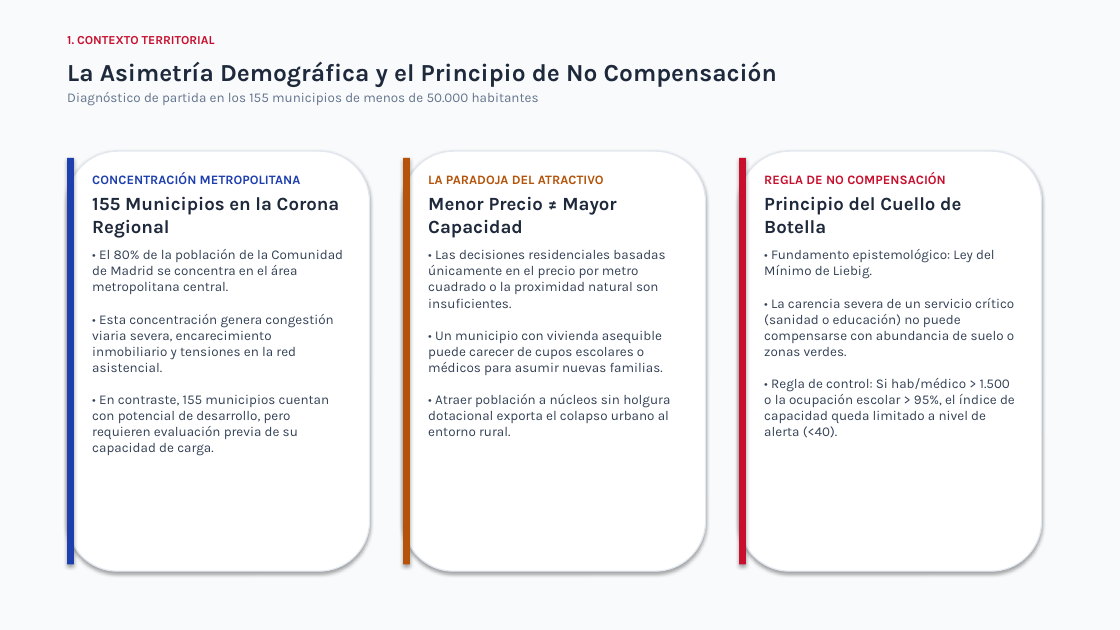
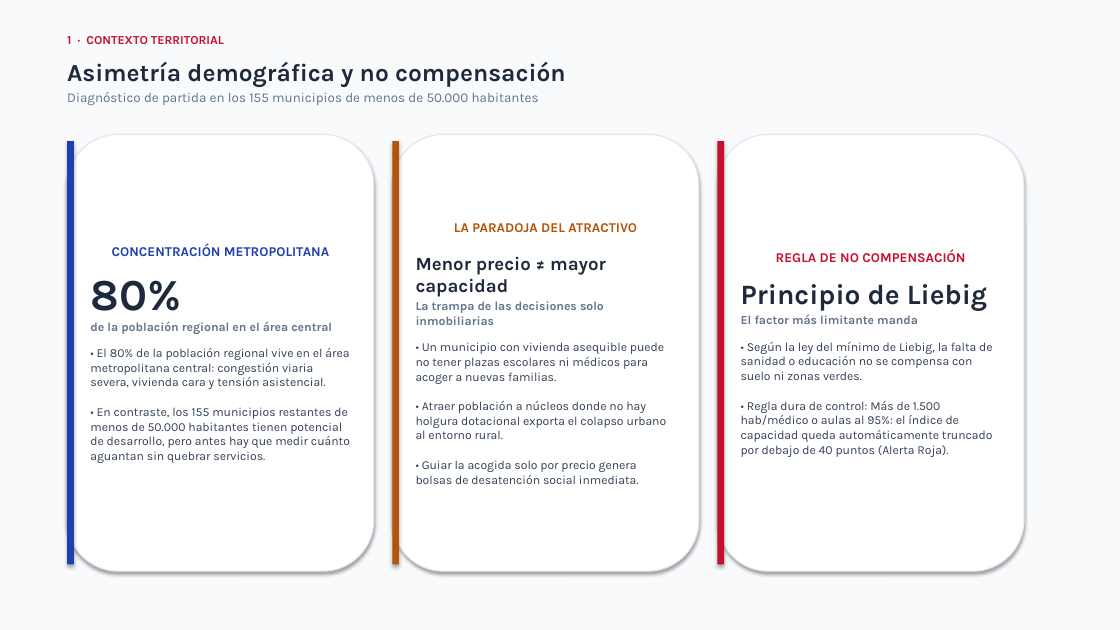
Before and after one commit to AlejandroCuntin/DatathonLodCoreMadrid, a slide deck: slide 2 of presentacion_datathon_10min.pptx. Drawn at 1120x630 pixels with LibreOffice and Linux fonts; fonts in the diff are those of the drawing. Boxes give left, top, right and bottom in pixels: in the first picture for what was removed or moved away, otherwise in the second. Text is boxed around its words. In the diff, an @@ line names an element or a change of style, - is before the commit and + after.

```diff
--- a/presentacion_datathon_10min.pptx
+++ b/presentacion_datathon_10min.pptx
@@ text at [67, 36, 224, 44]: text changed @@
-1. CONTEXTO TERRITORIAL
+1 · CONTEXTO TERRITORIAL
@@ text at [67, 62, 566, 87]: text changed @@
-La Asimetría Demográfica y el Principio de No Compensación
+Asimetría demográfica y no compensación
@@ rectangle: place and size @@
-rectangle at [67, 158, 74, 565]
+rectangle at [67, 141, 74, 565]
@@ rounded rectangle "CONCENTRACIÓN METROPOLITANA": place and size @@
-rounded rectangle "CONCENTRACIÓN METROPOLITANA" at [67, 151, 370, 571]
+rounded rectangle "CONCENTRACIÓN METROPOLITANA" at [67, 134, 374, 571]
@@ rectangle: place and size @@
-rectangle at [403, 158, 410, 565]
+rectangle at [392, 141, 399, 565]
@@ rounded rectangle "LA PARADOJA DEL ATRACTIVO": place and size @@
-rounded rectangle "LA PARADOJA DEL ATRACTIVO" at [428, 175, 670, 436]
+rounded rectangle "LA PARADOJA DEL ATRACTIVO" at [392, 134, 699, 571]
@@ rounded rectangle "LA PARADOJA DEL ATRACTIVO" at [392, 134, 699, 571]: vertical alignment top to middle; fill none to #FFFFFF; outline none to #E2E8F0 1 pt; shadow on @@
@@ rectangle: place and size @@
-rectangle at [739, 158, 746, 565]
+rectangle at [718, 141, 724, 565]
@@ rounded rectangle "REGLA DE NO COMPENSACIÓN" at [718, 134, 1024, 571]: vertical alignment top to middle; fill none to #FFFFFF; outline none to #E2E8F0 1 pt; shadow on @@
@@ rounded rectangle "REGLA DE NO COMPENSACIÓN": place and size @@
-rounded rectangle "REGLA DE NO COMPENSACIÓN" at [764, 173, 1015, 438]
+rounded rectangle "REGLA DE NO COMPENSACIÓN" at [718, 134, 1024, 571]
@@ text removed at [92, 173, 343, 456] @@
-CONCENTRACIÓN METROPOLITANA
-155 Municipios en la Corona Regional
-• El 80% de la población de la Comunidad de Madrid se concentra en el área metropolitana central.
-• Esta concentración genera congestión viaria severa, encarecimiento inmobiliario y tensiones en la red asistencial.
-• En contraste, 155 municipios cuentan con potencial de desarrollo, pero requieren evaluación previa de su capacidad de carga.
@@ rounded rectangle removed at [403, 151, 706, 571] @@
@@ rounded rectangle removed at [739, 151, 1042, 571] @@
@@ text in rounded rectangle at [454, 223, 637, 232]: size 11 to 11.5 pt in "LA PARADOJA DEL ATRACTIVO"; alignment left to centre @@
@@ text in rounded rectangle at [90, 243, 350, 463]: text added @@
+CONCENTRACIÓN METROPOLITANA
+80%
+de la población regional en el área central
+• El 80% de la población regional vive en el área metropolitana central: congestión viaria severa, vivienda cara y tensión asistencial.
+• En contraste, los 155 municipios restantes de menos de 50.000 habitantes tienen potencial de desarrollo, pero antes hay que medir cuánto aguantan sin quebrar servicios.
@@ text in rounded rectangle at [416, 257, 667, 484]: text changed; size 11.5 to 10.5 pt @@
-Menor Precio ≠ Mayor Capacidad
-• Las decisiones residenciales basadas únicamente en el precio por metro cuadrado o la proximidad natural son insuficientes.
-• Un municipio con vivienda asequible puede carecer de cupos escolares o médicos para asumir nuevas familias.
-• Atraer población a núcleos sin holgura dotacional exporta el colapso urbano al entorno rural.
+Menor precio ≠ mayor capacidad
+La trampa de las decisiones solo inmobiliarias
+• Un municipio con vivienda asequible puede no tener plazas escolares ni médicos para acoger a nuevas familias.
+• Atraer población a núcleos donde no hay holgura dotacional exporta el colapso urbano al entorno rural.
+• Guiar la acogida solo por precio genera bolsas de desatención social inmediata.
@@ text in rounded rectangle at [776, 250, 965, 262]: size 11 to 11.5 pt in "REGLA DE NO COMPENSACIÓN"; alignment left to centre @@
@@ text in rounded rectangle at [741, 284, 993, 457]: text changed; size 11.5 to 10.5 pt @@
-Principio del Cuello de Botella
-• Fundamento epistemológico: Ley del Mínimo de Liebig.
-• La carencia severa de un servicio crítico (sanidad o educación) no puede compensarse con abundancia de suelo o zonas verdes.
-• Regla de control: Si hab/médico > 1.500 o la ocupación escolar > 95%, el índice de capacidad queda limitado a nivel de alerta (<40).
+Principio de Liebig
+El factor más limitante manda
+• Según la ley del mínimo de Liebig, la falta de sanidad o educación no se compensa con suelo ni zonas verdes.
+• Regla dura de control: Más de 1.500 hab/médico o aulas al 95%: el índice de capacidad queda automáticamente truncado por debajo de 40 puntos (Alerta Roja).
```
Also in this commit, not shown: 13 other slides changed, 4 other files.
